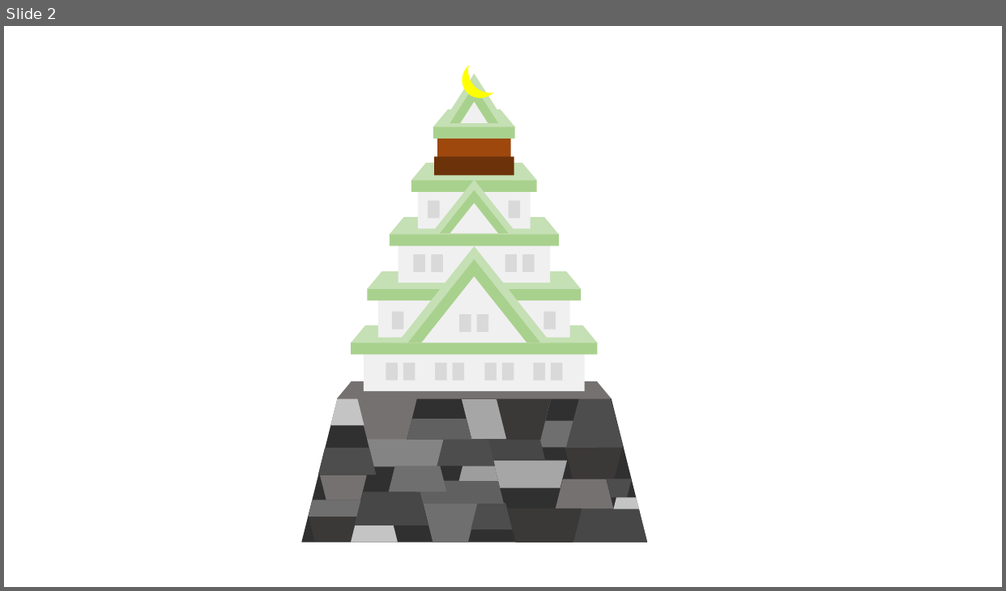
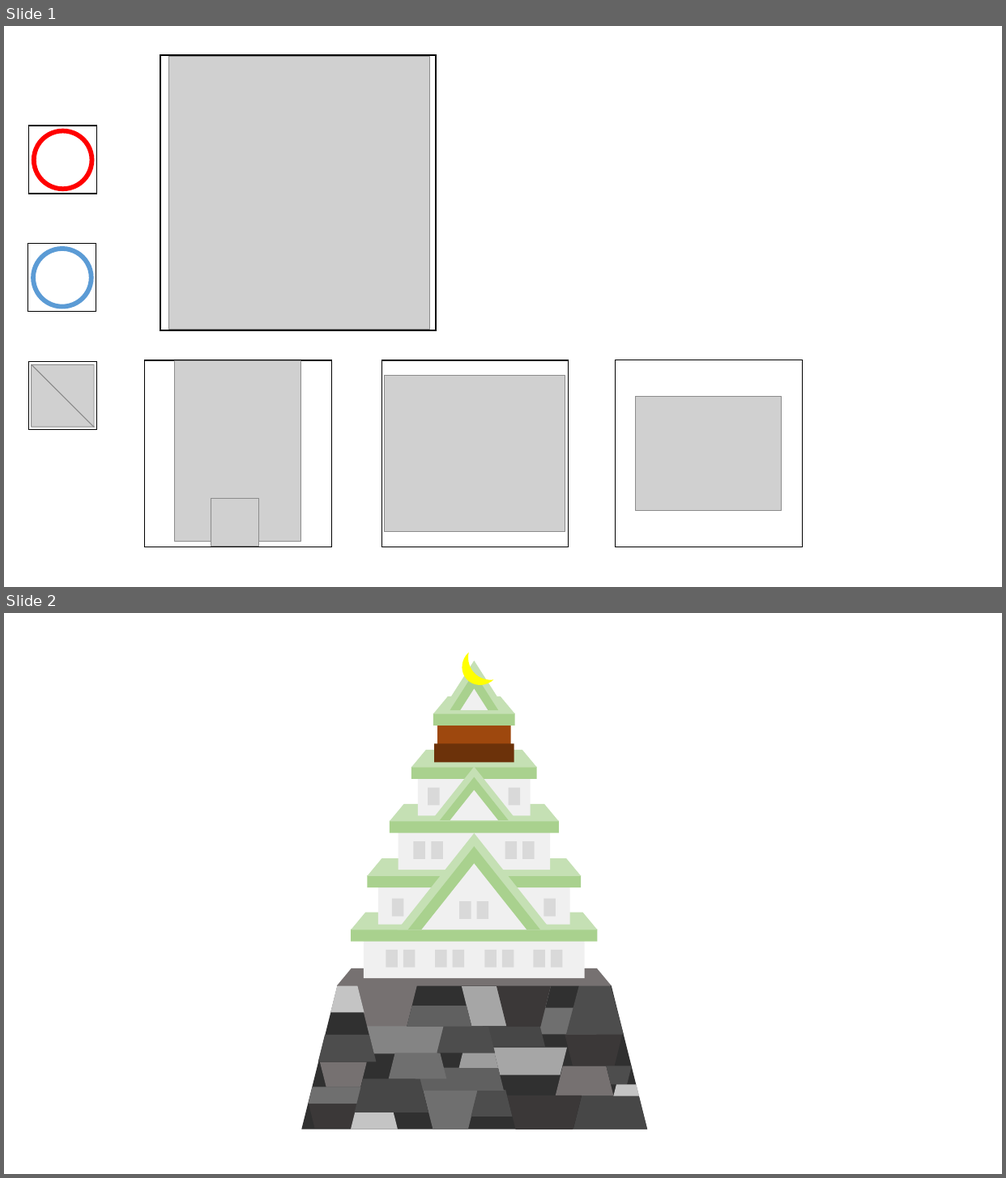
Before and after one commit to TT-3-14159265358979323846264338/towerdefense2, a slide deck: filed parts.pptx. Shown one above the other, each under a label of ours: slide 2 before the commit, slides 1 and 2 after it. The pictures are 1006x591 and 1006x1178 pixels, drawn with LibreOffice and Linux fonts; fonts in the diff are those of the drawing; grey boxes stand for pictures. Boxes give left, top, right and bottom in pixels: in the first picture for what was removed or moved away, otherwise in the second. Text is boxed around its words. In the diff, an @@ line names an element or a change of style, - is before the commit and + after.

```diff
--- a/filed parts.pptx
+++ b/filed parts.pptx
@@ slide 1 added at bbox=[4, 26, 1002, 587], background #FFFFFF @@
@@ rectangle added at bbox=[160, 55, 436, 331], fill #FFFFFF, outline #000000 1 pt @@
@@ picture added at bbox=[169, 56, 430, 328] @@
@@ rectangle added at bbox=[28, 126, 97, 194], fill #FFFFFF, outline #000000 1 pt @@
@@ ellipse added at bbox=[34, 130, 92, 189], outline #FF0000 4.5 pt @@
@@ rectangle added at bbox=[28, 243, 96, 311], fill #FFFFFF, outline #000000 1 pt @@
@@ ellipse added at bbox=[33, 249, 91, 308], outline #5B9BD5 4.5 pt @@
@@ rectangle added at bbox=[28, 362, 97, 430], fill #FFFFFF, outline #000000 1 pt @@
@@ picture added at bbox=[32, 365, 95, 426] @@
@@ picture added at bbox=[32, 365, 94, 427] @@
@@ rectangle added at bbox=[145, 361, 332, 548], fill #FFFFFF, outline #000000 1 pt @@
@@ picture added at bbox=[175, 361, 300, 542] @@
@@ rectangle added at bbox=[382, 361, 569, 548], fill #FFFFFF, outline #000000 1 pt @@
@@ rectangle added at bbox=[616, 361, 803, 548], fill #FFFFFF, outline #000000 1 pt @@
@@ picture added at bbox=[385, 376, 565, 532] @@
@@ picture added at bbox=[635, 396, 782, 510] @@
@@ picture added at bbox=[211, 498, 258, 546] @@
```
Also in this commit, not shown: 1 slide removed, 2 other files.
